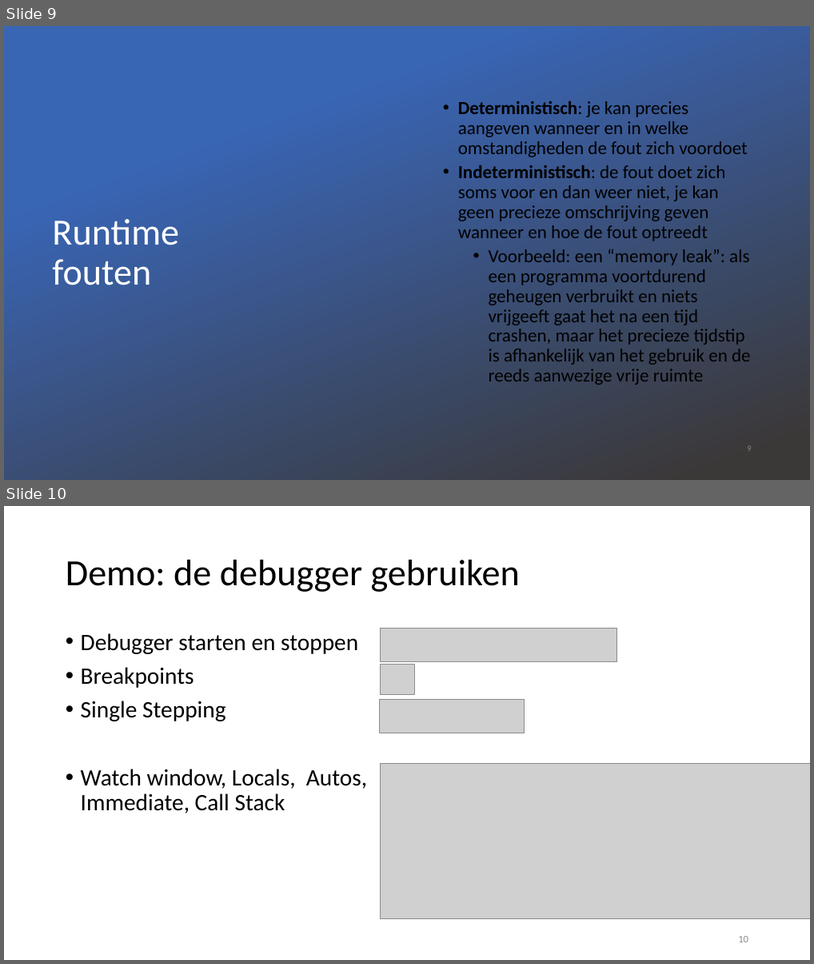
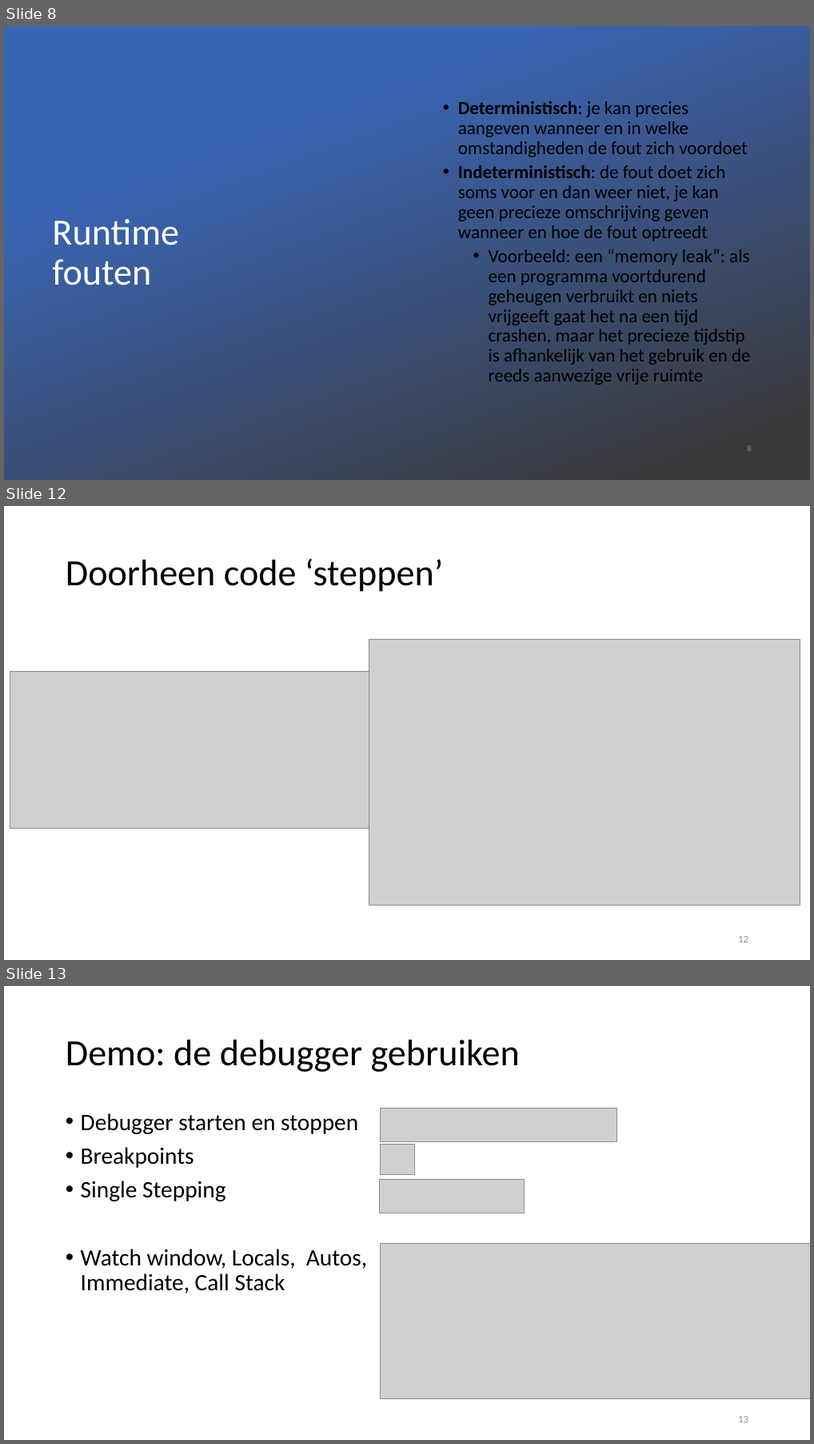
Before and after one commit to v-nys/cursusprogrammeren, a slide deck: _SLIDES/DEEL1/H3/7_Debuggen.pptx. Shown one above the other, each under a label of ours: slides 9 and 10 before the commit, slides 8, 12 and 13 after it; the slides between them are not shown. The pictures are 814x964 and 814x1444 pixels, drawn with LibreOffice and Linux fonts; fonts in the diff are those of the drawing; grey boxes stand for pictures; background and template pictures are left out. Boxes give left, top, right and bottom in pixels: in the first picture for what was removed or moved away, otherwise in the second. Text is boxed around its words. In the diff, an @@ line names an element or a change of style, - is before the commit and + after.

```diff
--- a/_SLIDES/DEEL1/H3/7_Debuggen.pptx
+++ b/_SLIDES/DEEL1/H3/7_Debuggen.pptx
@@ slide 12 added at (4,506,810,960), background #FFFFFF @@
@@ title added at (66,559,443,592), 44 pt, text #000000 @@
+Doorheen code ‘steppen’
@@ picture added at (370,640,800,905) @@
@@ picture added at (10,671,407,828) @@
@@ page number added at (738,936,749,942), 12 pt, text #8C8C8C @@
+12
@@ what was slide 9 is now slide 8 @@
@@ what was slide 10 is now slide 13 @@
@@ page number at (738,1416,749,1422): text changed @@
-10
+13
```
Also in this commit, not shown: 1 slide changed, 3 other slides added, 1 slide removed, 1 other file.
